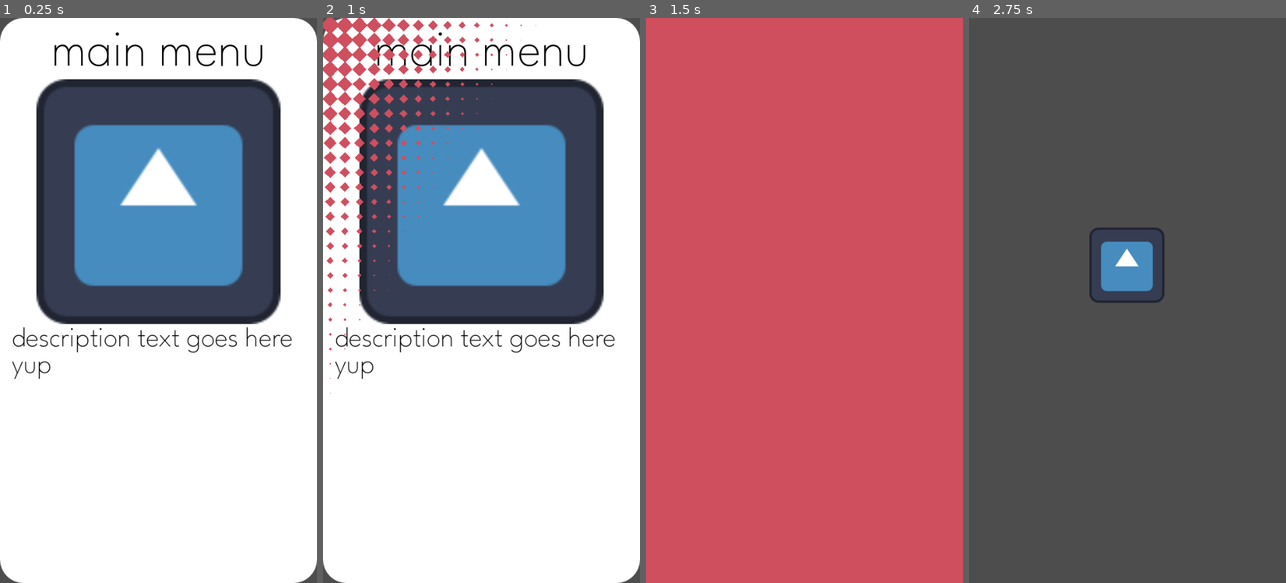
Above: before the commit, frames 1-4 (left to right).
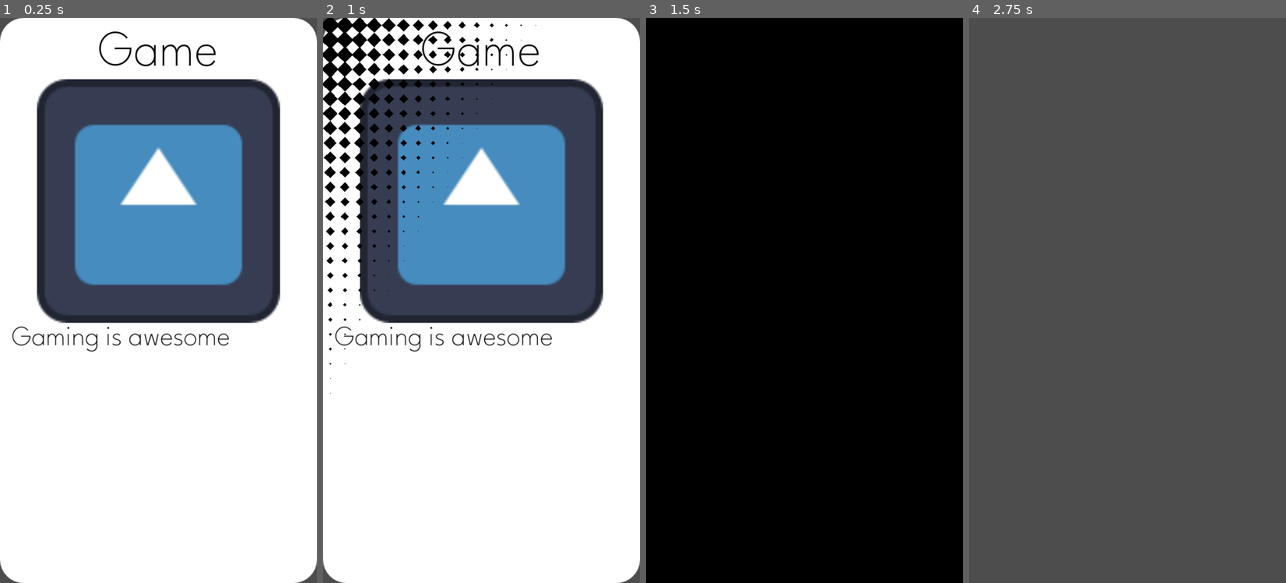
Above: after the commit, the same moments.

Repository: tapwatergames/ShootyGame
Game: Godot game, scene res://CrispGodotTemplate/main.tscn
Same seed, same stepped clock (60 frames per second), same inputs: the game is played once before the commit and once after it. The engine's default icon, where the game draws it, is replaced by a stand-in: a white triangle on a blue panel in a dark square.
Inputs (mouse positions are in pixels of both pictures, inside the frame that each line leads up to):
- Up to frame 1 (0.25 s): no input
- Up to frame 2 (1 s): tap Enter at 0.5 s; move the mouse to (551, 272) at 0.52 s; press the mouse at (551, 272) at 0.53 s
- Up to frame 3 (1.5 s): move the mouse to (741, 328) at 1.27 s; release the mouse at (741, 328) at 1.28 s; click (741, 328) at 1.35 s
- Up to frame 4 (2.75 s): move the mouse to (1159, 176) at 2.02 s; press the mouse at (1159, 176) at 2.03 s

The runs differ from the first frame. In frame 1, 2.9% of the frame differs, in the area x 3-92%, y 2-64%; in frame 2, 7.1%; in frame 3, 100%, in the area x 0-100%, y 0-100%; in frame 4, 1.8%.

Commit message:
state manager updated

Diff:
--- a/CrispGodotTemplate/Scripts/CrispGDUtility.gd
+++ b/CrispGodotTemplate/Scripts/CrispGDUtility.gd
@@ -4,6 +4,7 @@
 	INACTIVE,
 	ACTIVE,
 	PAUSED,
+	TRANSITIONING,
 }
 
 var _current_state = game_state.INACTIVE
@@ -13,40 +14,40 @@
 
 var score : float = 0
 
-var _high_score : float = 0
+var high_score : float = 0
 
 func active()->bool:
 	return _current_state == game_state.ACTIVE
 
 func start_game()->void:
 	if _current_state==game_state.INACTIVE:
-		_current_state=game_state.ACTIVE
+		_current_state=game_state.TRANSITIONING
 		CrispGDUI.instance.transition_to_dark()
 		await get_tree().create_timer(1.1).timeout
 
 		var inst = _game_scene.instantiate()
 		get_tree().current_scene.add_child(inst)
 		_game = inst
-
+		_current_state=game_state.ACTIVE
 		CrispGDUI.instance.set_menu_visibility(false)
 
 		CrispGDUI.instance.transition_back()
 	else:
 		push_error("Game scene is already active")
 
-
 func end_game()->void:
 	if _current_state==game_state.ACTIVE:
-		game_state.INACTIVE
+		if score > high_score:
+			high_score = score
+		score=0
+		_current_state=game_state.TRANSITIONING
 
 		CrispGDUI.instance.transition_to_dark()
 		await get_tree().create_timer(1.1).timeout
-
+		_current_state=game_state.INACTIVE
 		_game.queue_free()
 		_game=null
 		CrispGDUI.instance.visible=true
-
 		CrispGDUI.instance.transition_back()
-
 	else:
 		push_error("Game scene is already inactive")
--- a/CrispGodotTemplate/main.tscn
+++ b/CrispGodotTemplate/main.tscn
@@ -62,9 +62,9 @@
 grow_horizontal = 2
 grow_vertical = 2
 script = ExtResource("2_ntvbt")
-altColor = Color(0.813408, 0.310944, 0.371109, 1)
-titleText = "main menu"
-descriptionText = "description text goes here yup"
+thumbnailTexture = ExtResource("1_mj5ko")
+titleText = "Game"
+descriptionText = "Gaming is awesome"
 
 [node name="BackgroundPanel" type="Panel" parent="MainMenuUI"]
 layout_mode = 1
@@ -96,14 +96,15 @@
 layout_mode = 2
 theme = ExtResource("1_60ktn")
 bbcode_enabled = true
-text = "[center]main menu"
+text = "[center]Game"
 fit_content = true
 
 [node name="MarginContainer" type="MarginContainer" parent="MainMenuUI/BackgroundPanel/MarginContainer/VBoxContainer"]
 layout_mode = 2
 size_flags_vertical = 3
 
-[node name="TextureRect" type="TextureRect" parent="MainMenuUI/BackgroundPanel/MarginContainer/VBoxContainer/MarginContainer"]
+[node name="Thumbnail" type="TextureRect" parent="MainMenuUI/BackgroundPanel/MarginContainer/VBoxContainer/MarginContainer"]
+unique_name_in_owner = true
 layout_mode = 2
 size_flags_vertical = 3
 texture = ExtResource("1_mj5ko")
@@ -117,15 +118,23 @@
 theme = ExtResource("1_60ktn")
 theme_override_font_sizes/normal_font_size = 48
 bbcode_enabled = true
-text = "description text goes here yup"
+text = "Gaming is awesome"
 fit_content = true
 
-[node name="CanvasLayer" type="CanvasLayer" parent="."]
+[node name="HighScore" type="RichTextLabel" parent="MainMenuUI/BackgroundPanel/MarginContainer/VBoxContainer"]
+self_modulate = Color(0, 0, 0, 1)
+layout_mode = 2
+theme = ExtResource("1_60ktn")
+theme_override_font_sizes/normal_font_size = 48
+bbcode_enabled = true
+fit_content = true
+
+[node name="TransitionLayer" type="CanvasLayer" parent="."]
 layer = 128
 
-[node name="TransitionRect" type="ColorRect" parent="CanvasLayer"]
+[node name="TransitionRect" type="ColorRect" parent="TransitionLayer"]
 unique_name_in_owner = true
-self_modulate = Color(0.813408, 0.310944, 0.371109, 1)
+self_modulate = Color(0, 0, 0, 1)
 material = SubResource("ShaderMaterial_ntvbt")
 anchors_preset = 15
 anchor_right = 1.0
@@ -133,7 +142,7 @@
 grow_horizontal = 2
 grow_vertical = 2
 
-[node name="TransitionPlayer" type="AnimationPlayer" parent="CanvasLayer/TransitionRect"]
+[node name="TransitionPlayer" type="AnimationPlayer" parent="TransitionLayer/TransitionRect"]
 unique_name_in_owner = true
 libraries = {
 &"": SubResource("AnimationLibrary_ntvbt")
--- a/CrispGodotTemplate/mainMenu.gd
+++ b/CrispGodotTemplate/mainMenu.gd
@@ -10,19 +10,25 @@
 
 @onready var _title: RichTextLabel = %Title
 @onready var _game_description: RichTextLabel = %GameDescription
+@onready var _high_score: RichTextLabel = $BackgroundPanel/MarginContainer/VBoxContainer/HighScore
+@onready var _thumbnail: TextureRect = %Thumbnail
 
 @onready var _background_panel: Panel = $BackgroundPanel
-
 @onready var _transition_rect: ColorRect = %TransitionRect
 @onready var transition_player: AnimationPlayer = %TransitionPlayer
 
 
-
+@export
+var thumbnailTexture : Texture :
+	set(value):
+		thumbnailTexture = value
+		if _thumbnail:
+			_thumbnail.texture = value
 
 @export
 var mainColor: Color = Color.WHITE:
 	set(value):
-		mainColor = mainColor
+		mainColor = value
 		if _background_panel:
 			_background_panel.self_modulate = value
 @export
@@ -50,6 +56,7 @@
 
 func set_menu_visibility(value:bool)->void:
 	visible = value
+	_high_score.text = "HighScore:" + str(CrispGDUtility.high_score)
 
 func transition_to_dark()->void:
 	transition_player.play("DiamondTransition")
--- a/YourProjectHere/game.tscn
+++ b/YourProjectHere/game.tscn
@@ -1,11 +1,6 @@
-[gd_scene load_steps=3 format=3 uid="uid://bvrvt5b7th57m"]
+[gd_scene load_steps=2 format=3 uid="uid://bvrvt5b7th57m"]
 
 [ext_resource type="Script" uid="uid://cy0vnfblu7xqy" path="res://YourProjectHere/game.gd" id="1_kyyvw"]
-[ext_resource type="Texture2D" uid="uid://dt575afej668f" path="res://icon.svg" id="2_48uk2"]
 
-[node name="Node" type="Node"]
+[node name="Game" type="Node"]
 script = ExtResource("1_kyyvw")
-
-[node name="Icon" type="Sprite2D" parent="."]
-position = Vector2(269, 420)
-texture = ExtResource("2_48uk2")
